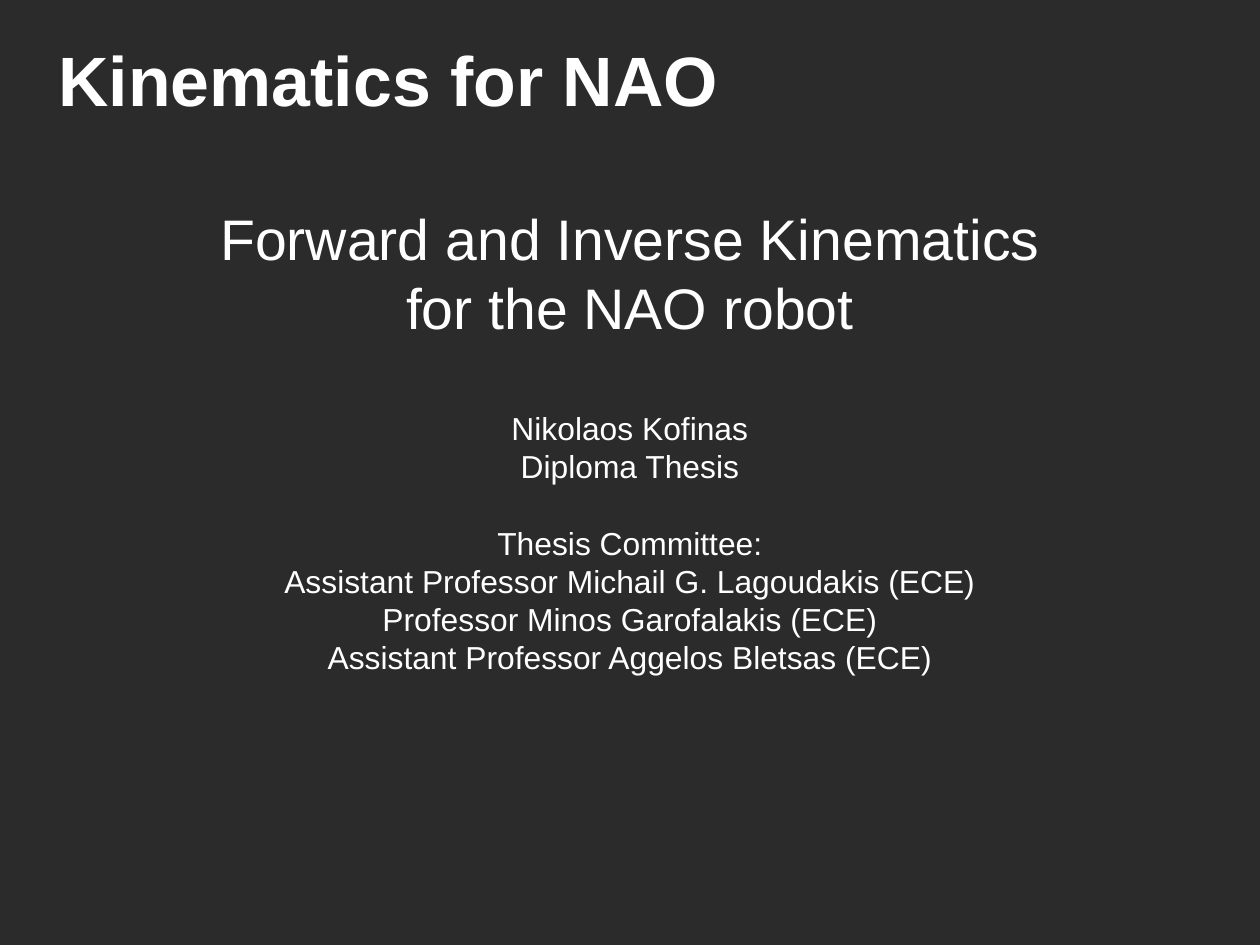
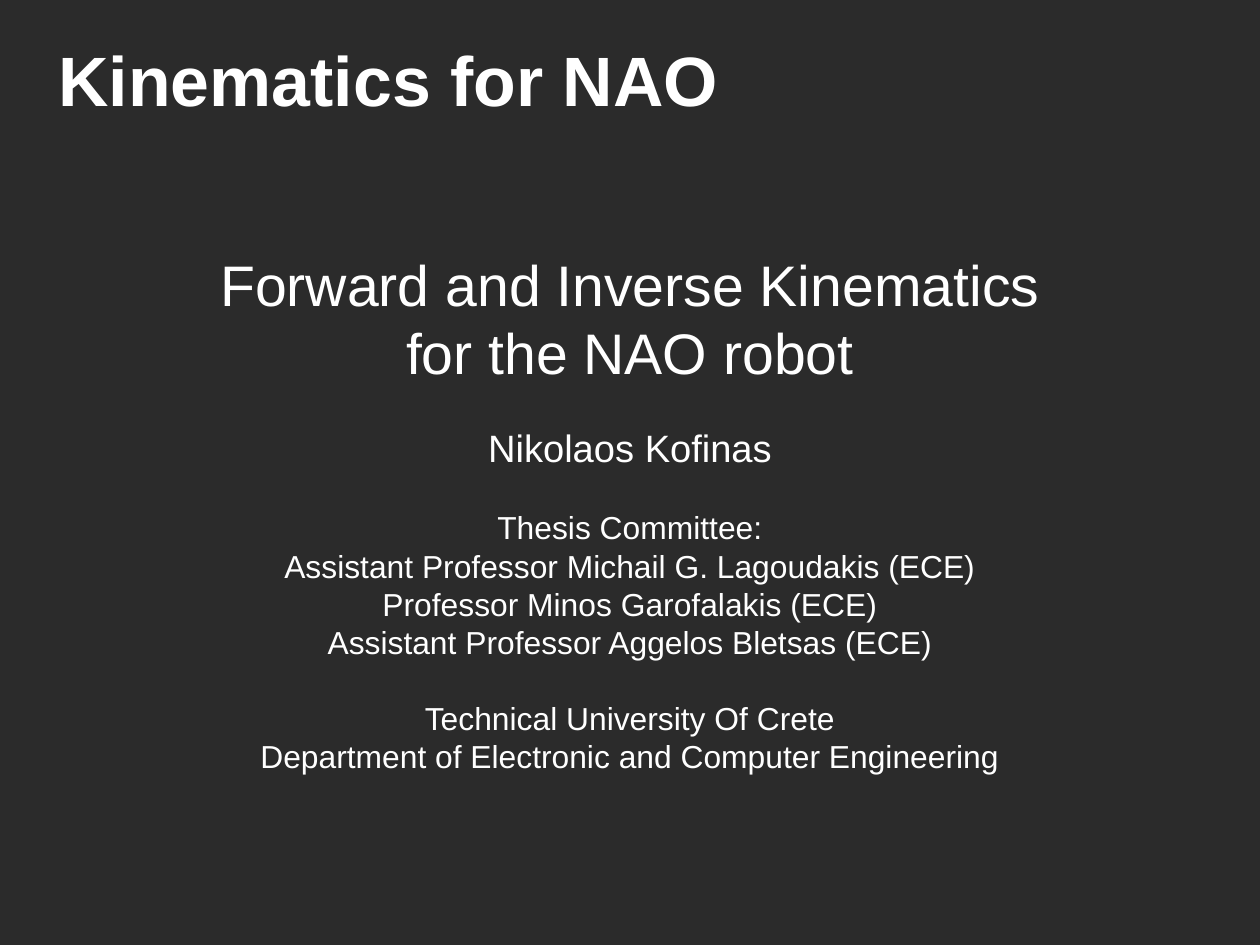
Before and after one commit to eldr4d/MyThesis, a slide deck: slide 1 of presentation.odp. Drawn at 1260x945 pixels with LibreOffice and Linux fonts; fonts in the diff are those of the drawing; background and template pictures are left out; a plain dark background stands for a picture behind light text. Boxes give left, top, right and bottom in pixels: in the first picture for what was removed or moved away, otherwise in the second. Text is boxed around its words. In the diff, an @@ line names an element or a change of style, - is before the commit and + after.

```diff
--- a/presentation.odp
+++ b/presentation.odp
@@ subtitle at [488, 434, 772, 463]: size 20 to 24 pt in "Nikolaos Kofinas" @@
@@ subtitle at [521, 455, 739, 484]: paragraph removed @@
-Diploma Thesis
@@ subtitle at [260, 707, 999, 774]: paragraphs added @@
+Technical University Of Crete
+Department of Electronic and Computer Engineering
```
Also in this commit, not shown: 17 other slides changed, 5 slides added, 2 slides removed.
